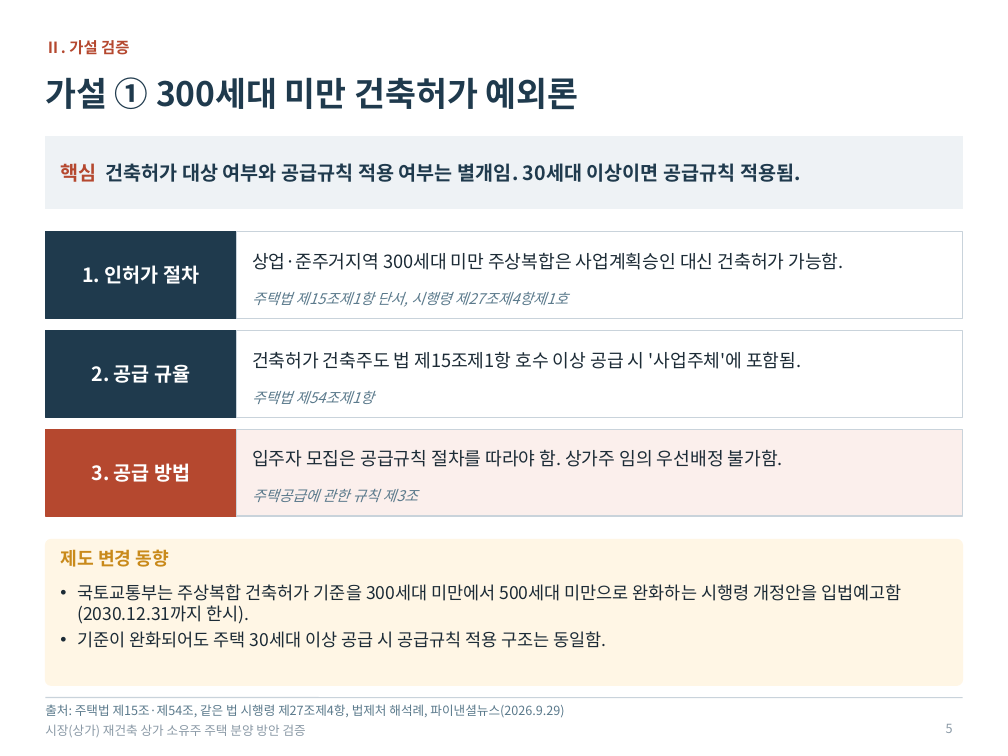
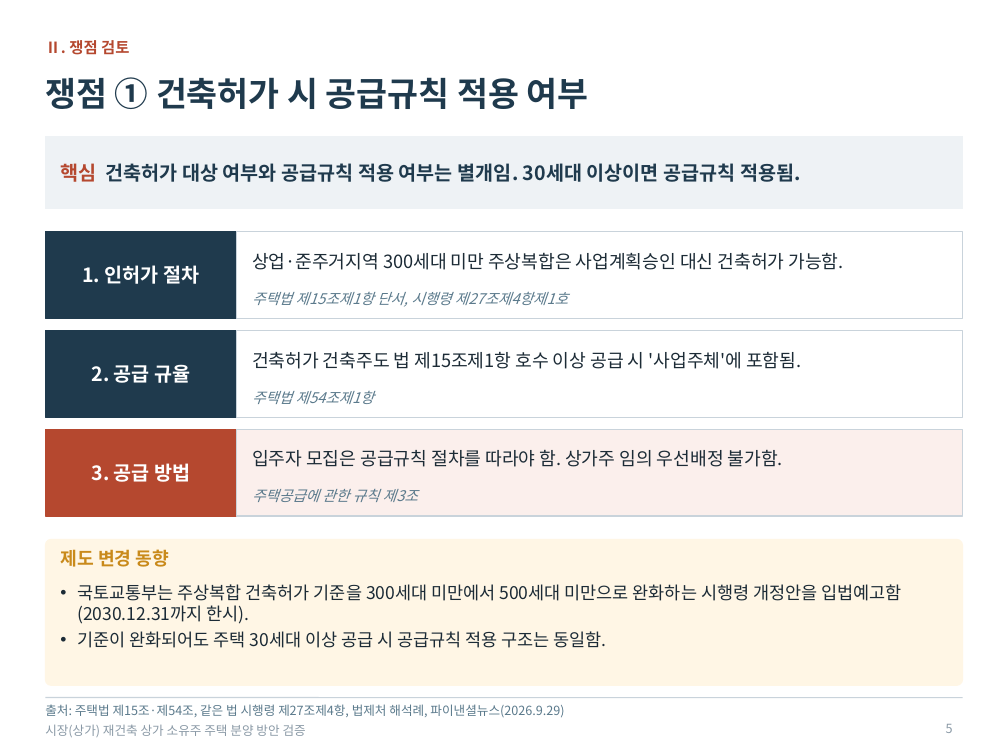
Before and after one commit to ljg719-afk/-, a slide deck: slide 5 of output/시장재건축_상가소유주_주택분양방안_검증보고서_4x3.pptx. Drawn at 1008x756 pixels with LibreOffice and Linux fonts; fonts in the diff are those of the drawing. Boxes give left, top, right and bottom in pixels: in the first picture for what was removed or moved away, otherwise in the second. Text is boxed around its words. In the diff, an @@ line names an element or a change of style, - is before the commit and + after.

```diff
--- a/output/시장재건축_상가소유주_주택분양방안_검증보고서_4x3.pptx
+++ b/output/시장재건축_상가소유주_주택분양방안_검증보고서_4x3.pptx
@@ text at (45,40,129,55): text changed @@
-Ⅱ. 가설 검증
+Ⅱ. 쟁점 검토
@@ title at (45,77,589,109): text changed @@
-가설 ① 300세대 미만 건축허가 예외론
+쟁점 ① 건축허가 시 공급규칙 적용 여부
```
Also in this commit, not shown: 6 other slides changed.
